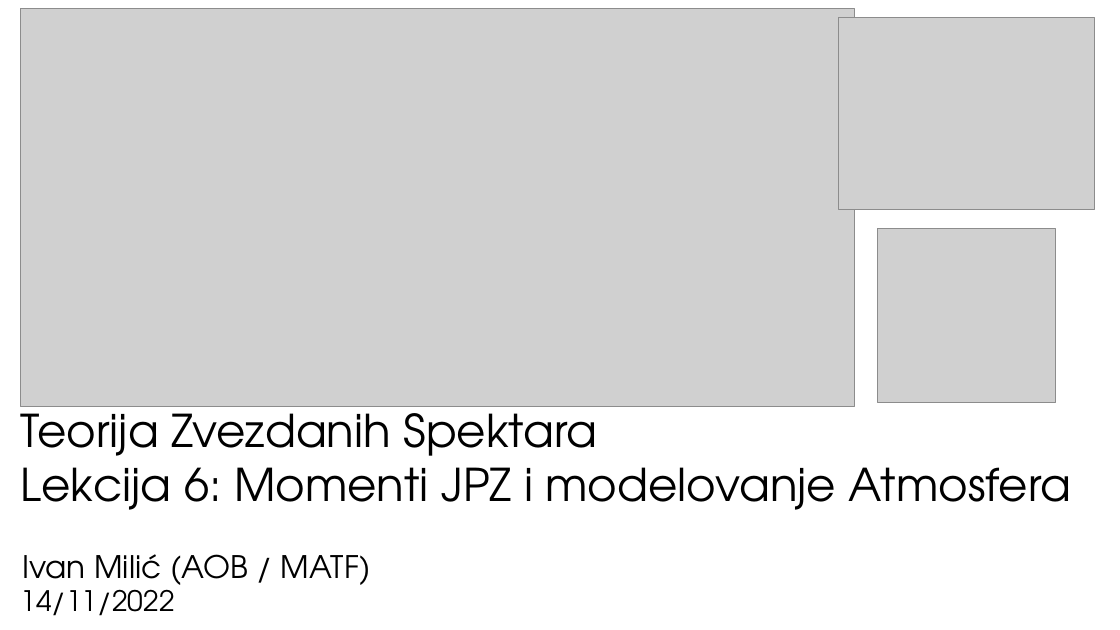
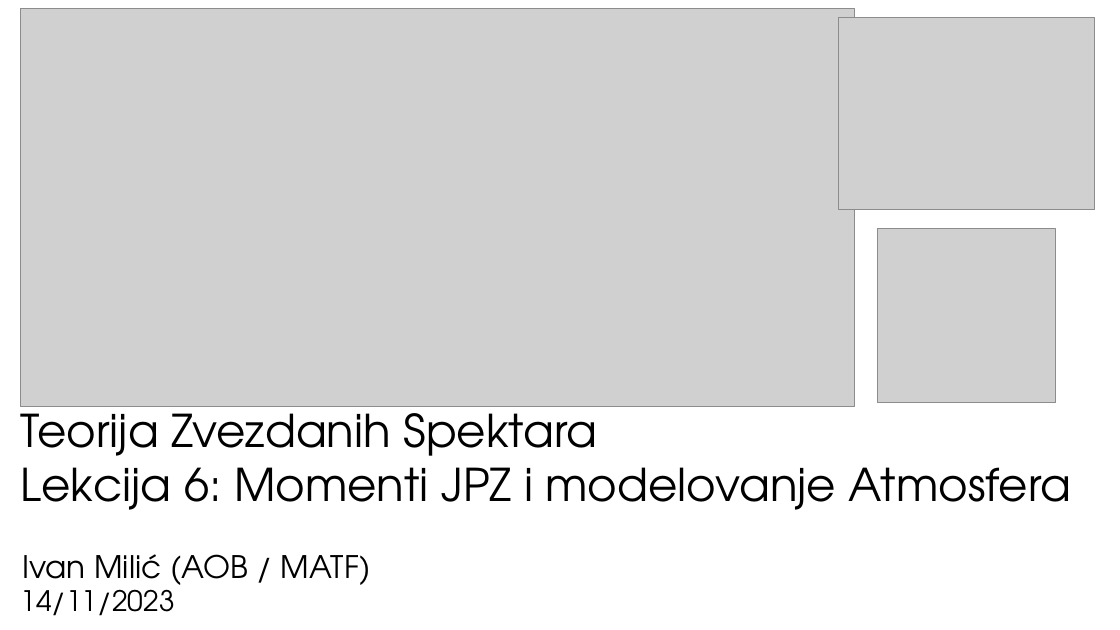
Before and after one commit to ivanzmilic/TZS_matf, a slide deck: slide 1 of Predavanja/Predavanje_06_Siva_Atm.odp. Drawn at 1120x630 pixels with LibreOffice and Linux fonts; fonts in the diff are those of the drawing; grey boxes stand for pictures. Boxes give left, top, right and bottom in pixels: in the first picture for what was removed or moved away, otherwise in the second. Text is boxed around its words. In the diff, an @@ line names an element or a change of style, - is before the commit and + after.

```diff
--- a/Predavanja/Predavanje_06_Siva_Atm.odp
+++ b/Predavanja/Predavanje_06_Siva_Atm.odp
@@ subtitle at <box>20,589,174,616</box>: text changed @@
-14/11/2022
+14/11/2023
```
Also in this commit, not shown: 2 other files.
